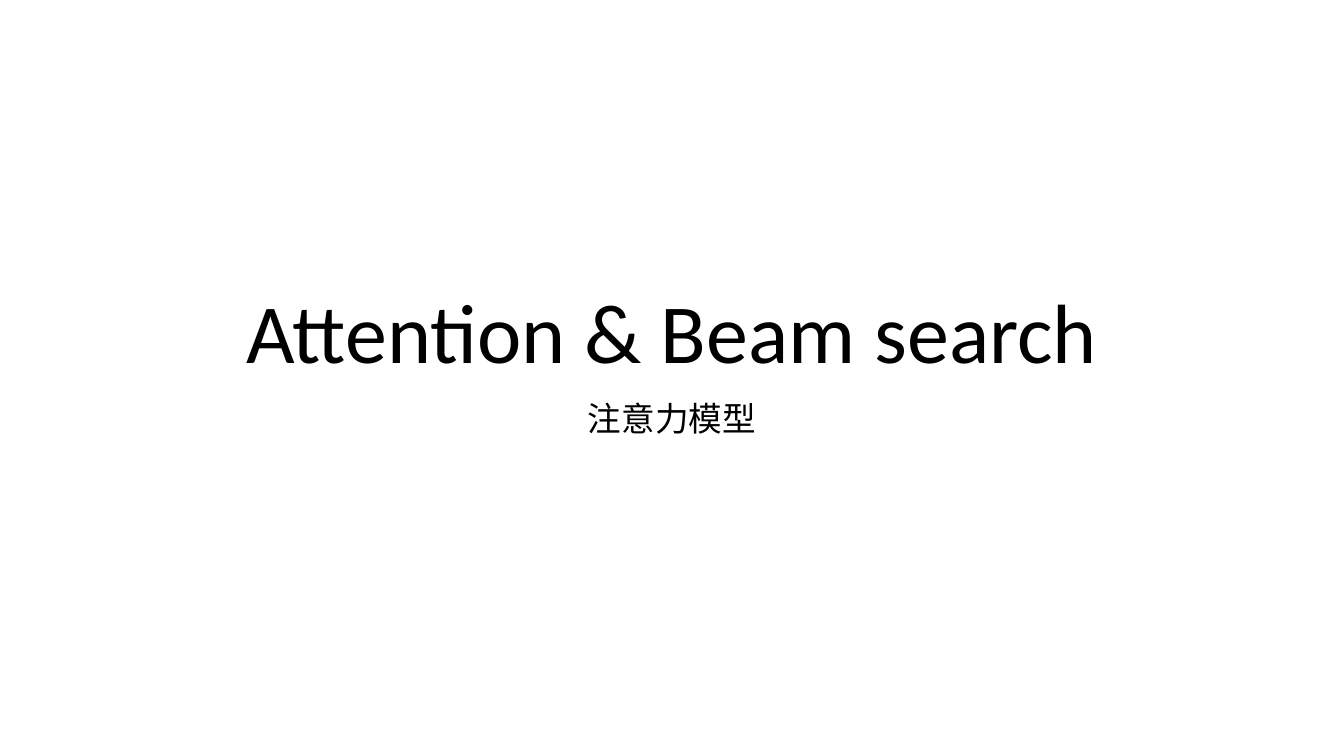
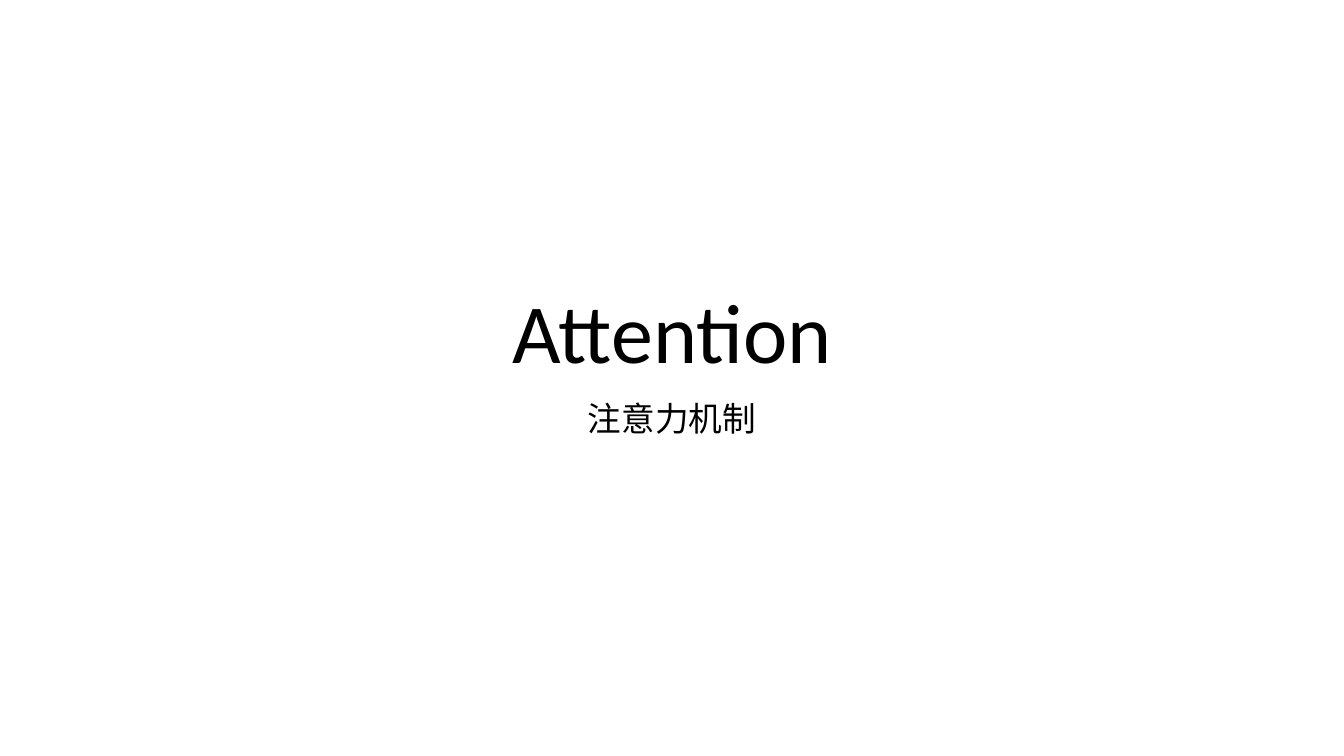
Before and after one commit to foamliu/Learning-DL, a slide deck: slide 1 of nlp/Attention.pptx. Drawn at 1344x756 pixels with LibreOffice and Linux fonts; fonts in the diff are those of the drawing. Boxes give left, top, right and bottom in pixels: in the first picture for what was removed or moved away, otherwise in the second. Text is boxed around its words. In the diff, an @@ line names an element or a change of style, - is before the commit and + after.

Commit message:
Attention

```diff
--- a/nlp/Attention.pptx
+++ b/nlp/Attention.pptx
@@ title at (512,305,831,364): text changed @@
-Attention & Beam search
+Attention
@@ subtitle at (588,402,756,434): text changed @@
-注意力模型
+注意力机制
```
Also in this commit, not shown: 1 other slide changed, 5 slides added, 1 slide removed, 2 other files.
